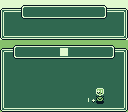
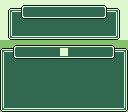
Layer changes from the first 128px x 112px image to the second:
painted on "Panel #2" over 0, 8, 128, 40
removed layer "gggg" from group "StageClear" over 96, 88, 104, 96
removed layer "Newer" from group "StageClear" over 88, 93, 104, 104
